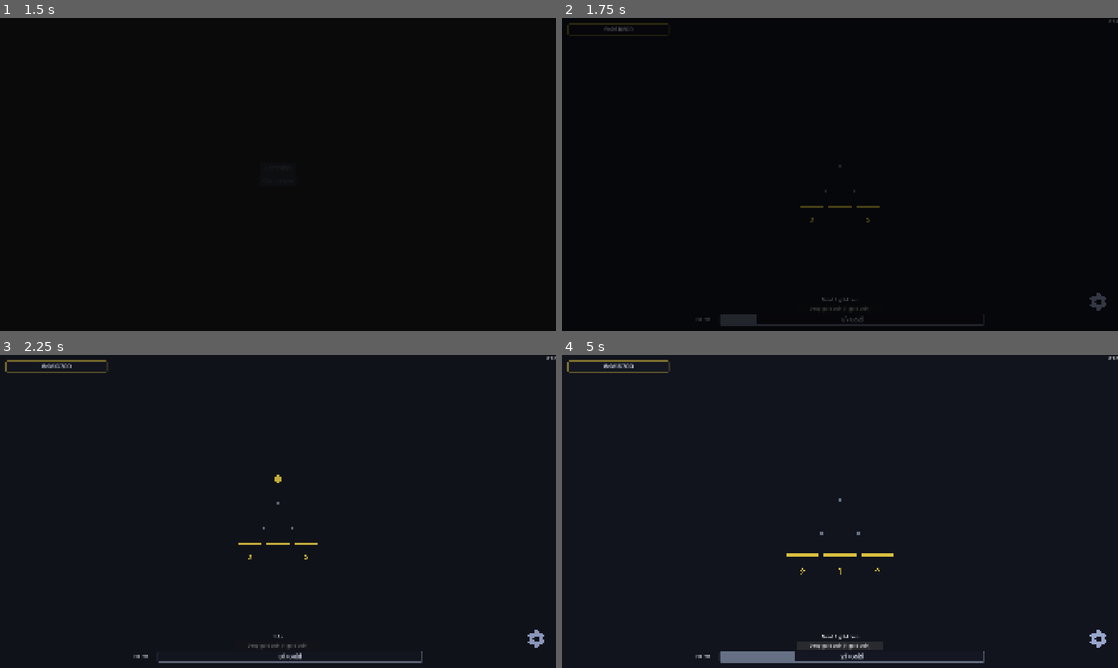
Above: before the commit, frames 1-4 (two rows, left to right).
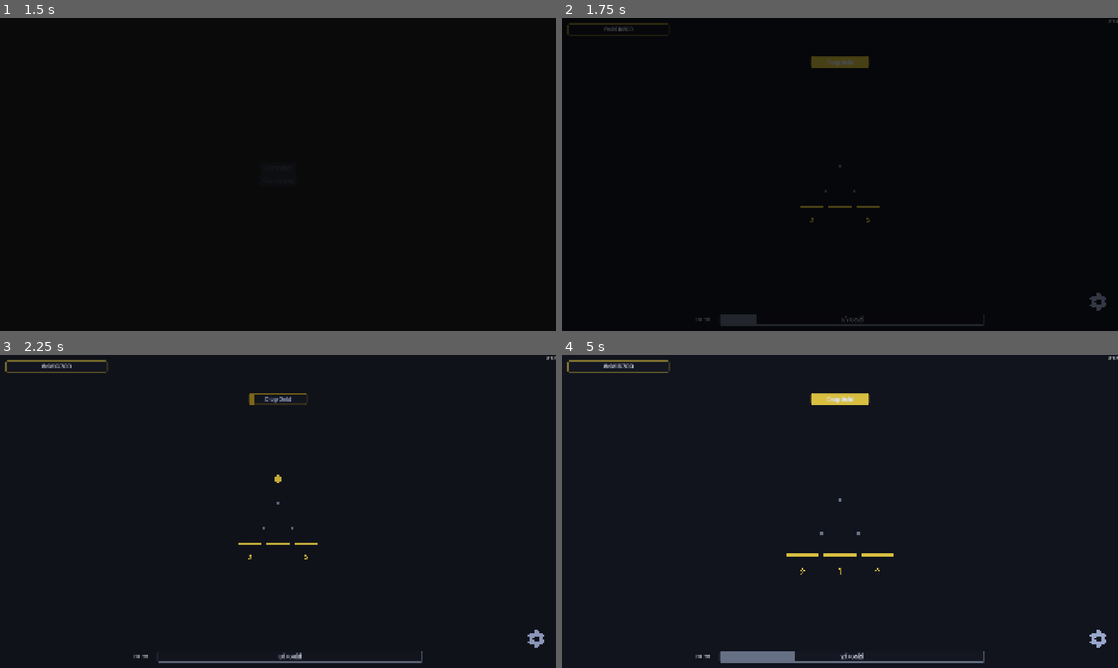
Above: after the commit, the same moments.

Repository: kjbrown-sandbox/pleenko
Game: Godot game, scene res://entities/main_menu/main_menu.tscn
Two runs of this game, one before a commit and one after it. Both use one fixed random seed, a clock stepped at 60 frames per second and the inputs below.
Inputs (mouse positions are in pixels of both pictures, inside the frame that each line leads up to):
- Up to frame 1 (1.5 s): click "Campaign" at 0.5 s; click "Campaign" at 1.25 s
- Up to frame 2 (1.75 s): no input
- Up to frame 3 (2.25 s): tap Enter at 2 s; move the mouse to (400, 495) at 2.02 s; hold Right (board_right) from 2.03 s (still down); hold Space (drop_coin) from 2.03 s (still down); click (400, 495) at 2.17 s
- Up to frame 4 (5 s): tap R (reset_game) at 2.75 s; move the mouse to (728, 527) at 2.77 s; release Right (board_right) at 2.78 s; release Space (drop_coin) at 2.78 s; hold Left (board_left) 2.78-3.5 s; tap Space (drop_coin) at 2.85 s; click (728, 527) at 2.92 s; click (1095, 639) at 3.5 s; click (840, 646) at 4.25 s, where only the run before the commit has a clickable "Drop gold coin (1 gold coin)"

Frame 1 is identical in both runs. In frame 2, 0.5% of the frame differs, in the area x 44-56%, y 12-94%; in frame 3, 0.3%; in frame 4, 0.6%, in the area x 44-56%, y 12-95%.

Commit message:
Make drop UI a fill bar

Diff:
--- a/entities/board_manager/board_manager.gd
+++ b/entities/board_manager/board_manager.gd
@@ -249,9 +249,10 @@
 	var free_count := get_free_autodroppers()
 	for board in _boards:
 		for bid in board._drop_buttons:
-			var button: DropButton = board._drop_buttons[bid]
-			var assigned: int = _assignments.get(bid, 0)
-			button.update_autodropper_state(assigned, free_count)
+			var button = board._drop_buttons[bid]
+			if button.has_method("update_autodropper_state"):
+				var assigned: int = _assignments.get(bid, 0)
+				button.update_autodropper_state(assigned, free_count)
 
 
 func serialize() -> Dictionary:
--- a/entities/drop_section/drop_section.tscn
+++ b/entities/drop_section/drop_section.tscn
@@ -1,8 +1,14 @@
 [gd_scene format=3 uid="uid://h4rwxjeyfqx"]
 
-[node name="DropSection" type="CanvasLayer" unique_id=40893427]
+[ext_resource type="PackedScene" uid="uid://b6gbfhxvkrhth" path="res://entities/fill_bar/fill_bar.tscn" id="1_ddiwm"]
+
+[node name="DropSection" type="Control" unique_id=540970006]
+layout_mode = 3
+anchors_preset = 0
 
 [node name="VBoxContainer" type="VBoxContainer" parent="." unique_id=1059968091]
+visible = false
+layout_mode = 1
 anchors_preset = 7
 anchor_left = 0.5
 anchor_top = 1.0
@@ -22,3 +28,23 @@
 
 [node name="HBoxContainer" type="HBoxContainer" parent="VBoxContainer" unique_id=1095684869]
 layout_mode = 2
+
+[node name="DropButtons" type="VBoxContainer" parent="." unique_id=1280341268]
+layout_mode = 1
+anchors_preset = 7
+anchor_left = 0.5
+anchor_top = 1.0
+anchor_right = 0.5
+anchor_bottom = 1.0
+offset_left = -100.0
+offset_top = -70.0
+offset_right = 100.0
+grow_horizontal = 2
+grow_vertical = 0
+alignment = 2
+
+[node name="DropMain" parent="DropButtons" unique_id=1268010706 instance=ExtResource("1_ddiwm")]
+layout_mode = 2
+
+[node name="DropAdvanced" parent="DropButtons" unique_id=1659889309 instance=ExtResource("1_ddiwm")]
+layout_mode = 2
--- a/entities/plinko_board/plinko_board.gd
+++ b/entities/plinko_board/plinko_board.gd
@@ -11,23 +11,24 @@
 const PegScene := preload("res://entities/peg/peg.tscn")
 const BucketScene: PackedScene = preload("res://entities/bucket/bucket.tscn")
 const CoinScene := preload("res://entities/coin/coin.tscn")
-const DropButtonScene := preload("res://entities/drop_section/drop_button.tscn")
 
 @onready var pegs_container: Node3D = $Pegs
 @onready var buckets_container: Node3D = $Buckets
 @onready var upgrade_section = $UpgradeSection
 @onready var drop_section = $DropSection
 @onready var coin_queue: CoinQueue = $CoinQueue
-@onready var drop_status_label: Label = $DropSection/VBoxContainer/StatusLabel
-@onready var drop_region_buttons: HBoxContainer = $DropSection/VBoxContainer/HBoxContainer
+@onready var _drop_main = $DropSection/DropButtons/DropMain
+@onready var _drop_advanced = $DropSection/DropButtons/DropAdvanced
+@onready var _drop_buttons_container = $DropSection/DropButtons
 
 var board_type: Enums.BoardType
 var advanced_bucket_type: Enums.CurrencyType
 var is_waiting: bool = false
 var bucket_value_multiplier: int = 1
 var should_show_advanced_buckets: bool = false
-var _advanced_drop_button: DropButton
-var _drop_buttons: Dictionary = {}  # StringName -> DropButton
+var _has_advanced_drop: bool = false
+var _drop_buttons: Dictionary = {}  # StringName -> node (for autodropper lookup)
+var _drop_hover_label: Label
 var multi_drop_count: int = -1
 
 signal board_rebuilt
@@ -46,37 +47,86 @@
 func setup(type: Enums.BoardType) -> void:
 	board_type = type
 
-	var normal_id := StringName("%s_NORMAL" % Enums.BoardType.keys()[board_type])
-	var drop_button = _create_drop_button(normal_id, _get_drop_costs())
-	drop_button.drop_pressed.connect(func(): request_drop())
-	# Assign spacebar shortcut so the button visually reacts to the key
-	var shortcut := Shortcut.new()
-	var key_event := InputEventAction.new()
-	key_event.action = "drop_coin"
-	shortcut.events = [key_event]
-	drop_button.set_shortcut(shortcut)
-	drop_region_buttons.add_child(drop_button)
-	_update_drop_status()
+	drop_delay = TierRegistry.get_base_drop_delay(board_type)
+	var adv: int = TierRegistry.advanced_bucket_currency(board_type)
+	if adv >= 0:
+		advanced_bucket_type = adv
+
+	_setup_drop_bars()
+	_update_drop_fill()
 	upgrade_section.setup(self, type)
 	build_board()
 	coin_queue.setup(Vector3(0, vertical_spacing + 0.2, 0))
 	LevelManager.rewards_claimed.connect(_on_rewards_claimed)
 	CurrencyManager.currency_changed.connect(_on_currency_changed)
 
-	drop_delay = TierRegistry.get_base_drop_delay(board_type)
-	var adv: int = TierRegistry.advanced_bucket_currency(board_type)
-	if adv >= 0:
-		advanced_bucket_type = adv
-
-	# Position the label above the drop point
-	# drop_status_label.position = Vector3(0, vertical_spacing + 0.7, 0)
-
+
+func _setup_drop_bars() -> void:
+	var t: VisualTheme = ThemeProvider.theme
+	var currency_type: Enums.CurrencyType = Enums.currency_for_board(board_type)
+	var coin_color: Color = t.get_coin_color(currency_type)
+	var coin_color_dark: Color = t.get_coin_color_dark(currency_type)
+
+	# Main drop bar
+	_drop_main.setup(coin_color, coin_color_dark)
+	_drop_main.update_text("Drop %s" % Enums.currency_name(currency_type))
+	_drop_main.main_pressed.connect(func(): request_drop())
+	_drop_main.main_mouse_entered.connect(_on_drop_main_hover)
+	_drop_main.main_mouse_exited.connect(_on_drop_hover_exit)
+
+	# Spacebar shortcut
+	var shortcut := Shortcut.new()
+	var key_event := InputEventAction.new()
+	key_event.action = "drop_coin"
+	shortcut.events = [key_event]
+	_drop_main.main_button.shortcut = shortcut
+
+	var normal_id := StringName("%s_NORMAL" % Enums.BoardType.keys()[board_type])
+	_drop_buttons[normal_id] = _drop_main
+
+	# Advanced drop bar — hidden until earned
+	_drop_advanced.visible = false
+
+	# Hover label — appears above the drop buttons
+	_drop_hover_label = Label.new()
+	_drop_hover_label.visible = false
+	_drop_hover_label.horizontal_alignment = HORIZONTAL_ALIGNMENT_CENTER
+	_drop_hover_label.add_theme_font_size_override("font_size", int(t.button_font_size))
+	_drop_hover_label.add_theme_color_override("font_color", t._resolve(VisualTheme.Palette.BG_5))
+	var font: Font = t.button_font if t.button_font else t.label_font
+	if font:
+		_drop_hover_label.add_theme_font_override("font", font)
+	_drop_buttons_container.add_child(_drop_hover_label)
+	_drop_buttons_container.move_child(_drop_hover_label, 0)
+
+
+func _format_cost_text(costs: Array) -> String:
+	var parts: PackedStringArray = []
+	for cost in costs:
+		parts.append("%d %s" % [cost[1], Enums.currency_name(cost[0], false)])
+	return ", ".join(parts)
+
+
+func _on_drop_main_hover() -> void:
+	_drop_main.pulse_main(1.005)
+	_drop_hover_label.text = "Cost: %s | Hotkey: SPACE" % _format_cost_text(_get_drop_costs())
+	_drop_hover_label.visible = true
+
+
+func _on_drop_advanced_hover() -> void:
+	_drop_advanced.pulse_main(1.005)
+	_drop_hover_label.text = "Cost: %s" % _format_cost_text(_get_advanced_drop_costs())
+	_drop_hover_label.visible = true
+
+
+func _on_drop_hover_exit() -> void:
+	_drop_hover_label.visible = false
 
 
 func _process(delta: float) -> void:
 	if is_waiting:
 		_drop_timer_remaining = maxf(0.0, _drop_timer_remaining - delta)
-		_update_drop_status()
+		_update_drop_fill()
 
 
 func request_drop(costs: Array = [], coin_type: int = -1) -> void:
@@ -169,33 +219,38 @@
 func _on_drop_timer_done() -> void:
 	is_waiting = false
 	_drop_timer_remaining = 0.0
-	_update_drop_status()
+	_update_drop_fill()
 	if coin_queue.has_queue() and not coin_queue.is_empty():
 		_drop_from_queue()
 
+
 func _on_currency_changed(_type: Enums.CurrencyType, _new_balance: int, _new_cap: int) -> void:
-	if not _advanced_drop_button and TierRegistry.has_next_tier(board_type) \
+	if not _has_advanced_drop and TierRegistry.has_next_tier(board_type) \
 			and _type == advanced_bucket_type and _new_balance > 0:
-		_spawn_advanced_drop_button()
-	if not is_waiting:
-		_update_drop_status()
-
-
-func _update_drop_status() -> void:
-	var text: String
+		_show_advanced_drop_bar()
+	_update_drop_fill()
+
+
+func _update_drop_fill() -> void:
+	var fill_pct: float
 	if is_waiting:
-		text = "%.1fs" % _drop_timer_remaining
+		fill_pct = 1.0 - (_drop_timer_remaining / drop_delay) if drop_delay > 0 else 1.0
 	else:
-		var parts: PackedStringArray = []
-		for cost in _get_drop_costs():
-			var currency_name: String = Enums.CurrencyType.keys()[cost[0]].to_lower().replace("_", " ")
-			parts.append("%d %s" % [cost[1], currency_name])
-		text = "Need " + ", ".join(parts)
-
-	if coin_queue.has_queue():
-		text += " [%d/%d]" % [coin_queue.count, coin_queue._capacity]
-
-	drop_status_label.text = text
+		fill_pct = 1.0
+
+	# Normal drop bar
+	_drop_main.set_fill(fill_pct)
+	var can_queue := coin_queue.has_queue() and not coin_queue.is_full()
+	var can_drop_normal := _can_afford(_get_drop_costs()) and (not is_waiting or can_queue)
+	_drop_main.set_main_disabled(not can_drop_normal)
+	_drop_main.apply_fill_colors(not can_drop_normal)
+
+	# Advanced drop bar
+	if _drop_advanced.visible:
+		_drop_advanced.set_fill(fill_pct)
+		var can_drop_advanced := _can_afford(_get_advanced_drop_costs()) and (not is_waiting or can_queue)
+		_drop_advanced.set_main_disabled(not can_drop_advanced)
+		_drop_advanced.apply_fill_colors(not can_drop_advanced)
 
 
 func on_coin_landed(coin: Coin) -> void:
@@ -234,14 +289,21 @@
 			should_show_advanced_buckets = true
 			build_board()
 
-func _spawn_advanced_drop_button() -> void:
-	if _advanced_drop_button:
+func _show_advanced_drop_bar() -> void:
+	if _has_advanced_drop:
 		return
+	_has_advanced_drop = true
+	var t: VisualTheme = ThemeProvider.theme
+	var adv_color: Color = t.get_coin_color(advanced_bucket_type)
+	var adv_color_dark: Color = t.get_coin_color_dark(advanced_bucket_type)
+	_drop_advanced.setup(adv_color, adv_color_dark)
+	_drop_advanced.update_text("Drop %s" % Enums.currency_name(advanced_bucket_type))
+	_drop_advanced.main_pressed.connect(func(): request_drop(_get_advanced_drop_costs(), advanced_bucket_type))
+	_drop_advanced.main_mouse_entered.connect(_on_drop_advanced_hover)
+	_drop_advanced.main_mouse_exited.connect(_on_drop_hover_exit)
+	_drop_advanced.visible = true
 	var adv_id := StringName("%s_ADVANCED" % Enums.BoardType.keys()[board_type])
-	var adv_button = _create_drop_button(adv_id, _get_advanced_drop_costs())
-	adv_button.drop_pressed.connect(func(): request_drop(_get_advanced_drop_costs(), advanced_bucket_type))
-	drop_region_buttons.add_child(adv_button)
-	_advanced_drop_button = adv_button
+	_drop_buttons[adv_id] = _drop_advanced
 
 
 func get_nearest_bucket(x_position: float) -> Bucket:
@@ -362,23 +424,6 @@
 	coin_queue.set_capacity(coin_queue._capacity + 1)
 
 
-func _create_drop_button(btn_id: StringName, costs: Array) -> DropButton:
-	var button = DropButtonScene.instantiate()
-	var currencies_needed: Array[DropButton.CurrencyNeeded] = []
-	var label_parts: PackedStringArray = []
-	for cost in costs:
-		currencies_needed.append(DropButton.CurrencyNeeded.new(cost[0], cost[1]))
-		label_parts.append("%d %s" % [cost[1], Enums.CurrencyType.keys()[cost[0]].to_lower().replace("_", " ")])
-	var cost_str := ", ".join(label_parts)
-	var coin_name: String = Enums.CurrencyType.keys()[costs[0][0]].to_lower().replace("_", " ")
-	button.setup(currencies_needed, "Drop %s (%s)" % [coin_name, cost_str], btn_id)
-	button.autodropper_adjust_requested.connect(
-		func(bid: StringName, delta: int): autodropper_adjust_requested.emit(bid, delta)
-	)
-	_drop_buttons[btn_id] = button
-	return button
-
-
 func try_autodrop(is_advanced: bool) -> void:
 	var costs: Array = _get_advanced_drop_costs() if is_advanced else _get_drop_costs()
 	var coin_type: int = advanced_bucket_type if is_advanced else -1
@@ -388,12 +433,11 @@
 		autodrop_failed.emit(board_type)
 
 
-func set_autodroppers_visible(vis: bool) -> void:
-	for button in _drop_buttons.values():
-		button.show_autodropper_controls(vis)
-
-
-func get_drop_button(btn_id: StringName) -> DropButton:
+func set_autodroppers_visible(_vis: bool) -> void:
+	pass  # TODO: wire autodropper +/- buttons on fill bars
+
+
+func get_drop_button(btn_id: StringName):
 	return _drop_buttons.get(btn_id)
 
 
@@ -413,6 +457,6 @@
 
 	if upgrade_state.get("show_advanced_buckets", false):
 		should_show_advanced_buckets = true
-		_spawn_advanced_drop_button()
+		_show_advanced_drop_bar()
 
 	build_board()
--- a/entities/plinko_board/plinko_board.tscn
+++ b/entities/plinko_board/plinko_board.tscn
@@ -18,3 +18,9 @@
 [node name="UpgradeSection" parent="." unique_id=453723975 instance=ExtResource("2_upgrade")]
 
 [node name="DropSection" parent="." unique_id=40893427 instance=ExtResource("4_drop")]
+anchors_preset = 5
+anchor_left = 0.5
+anchor_right = 0.5
+offset_top = 173.0
+offset_bottom = 173.0
+grow_horizontal = 2
